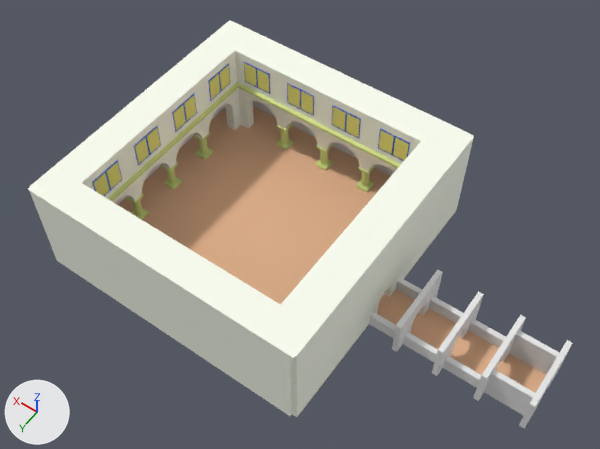
Renders of the Blender file Desi Y Ofelia/Assets/lvl0wall.blend from each side of a commit.
The view is the same before and after, from a camera (50 mm lens) standing at (-55.5, 76.0, 127.7) and looking at (-2.8, 2.2, 11.8). Arrows for +X, +Y and +Z are at lower left; the lights stay in place.

Names of what the first picture shows: 'Floor', 'Main Walls', 'Walkway Arches'.
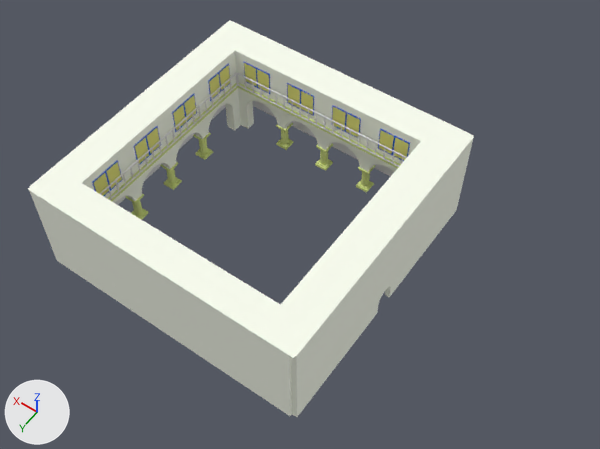
Where the newer file only moved an object's origin or applied its transform, the numbers keep the older frame.

The change, as a diff of the scene's bpy script:
```diff
--- a/Desi Y Ofelia/Assets/lvl0wall.blend.py
+++ b/Desi Y Ofelia/Assets/lvl0wall.blend.py
@@ mat_railing_black @@
+mat_railing_black = diffuse_material('Railing Black')
+mat_railing_black.base_color = (0.8, 0.8, 0.8)  # white #e7e7e7
@@ me_cube_003 @@
+me_cube_003.from_pydata(...)  # 2816 vertices, 2488 faces; spans x -0.7..40.3, y -40.9..0.1, z -0.2..3.2
+me_cube_003.materials.append(mat_railing_black)  # white #e7e7e7
@@ ob_floor @@
 ob_floor.rotation_euler = (-3.142, 1.571, 0.0)  # degrees (-180, 90, 0)
+ob_floor.hide_viewport = True
@@ ob_walkway_arches @@
 ob_walkway_arches.rotation_euler = (-3.142, 1.571, 0.0)  # degrees (-180, 90, 0)
+ob_walkway_arches.hide_viewport = True
@@ ob_railing @@
+ob_railing = bpy.data.objects.new('Railing', me_cube_003)
+ob_railing.location = (-12.0, 21.4, 12.5)
```

Changed parts and their boxes [x1, y1, x2, y2] in the pictures (600 x 449 px):
'Floor', hidden: before [118, 106, 546, 416]
'Walkway Arches', hidden: before [369, 270, 572, 429]
'Railing', added: after [100, 73, 407, 200]
